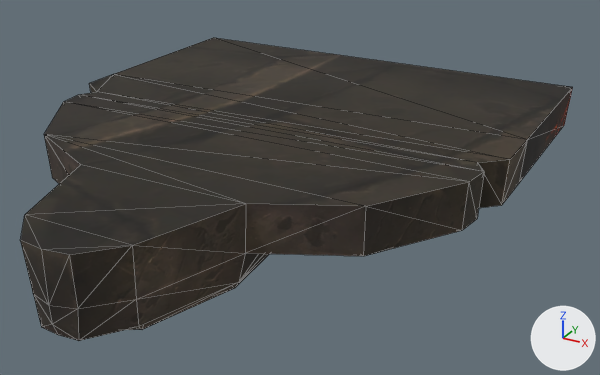
What one commit did to the OBJ model sceneobjs/aiji_dongxue_218/aiji_dongxue_218_common_diaoxiang02_a.obj.
Rendered twice from a 50 mm lens placed at (239.0, -547.0, 190.0), pointed at (24.0, -156.0, -6.0). Every picture has the same lights, and +X, +Y and +Z are marked at lower right. Mesh edges are drawn as thin lines. Where no turn or scale is listed for an object, it has been applied to the vertices. Vertices at the same position are counted once.

The first picture shows 'aiji_dongxue_218_common_diaoxiang02_a'.
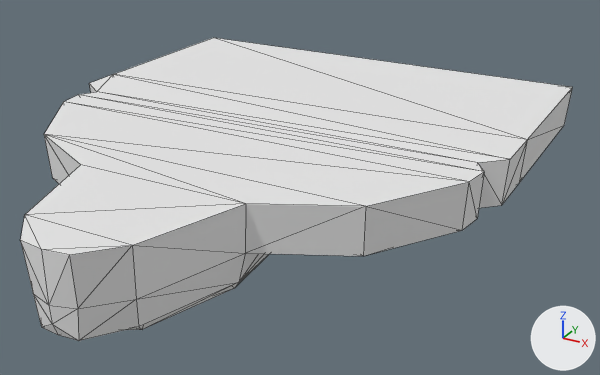
Changed parts and their boxes (x1, y1, x2, y2) in the pictures (600 x 375 px):
```json
{"part": 1, "of": "me_aiji_dongxue_218_common_diaoxiang02_a", "change": "recoloured", "before": [519, 87, 573, 182], "after": [519, 87, 573, 182], "on screen": "black to grey"}
{"part": 2, "of": "me_aiji_dongxue_218_common_diaoxiang02_a", "change": "recoloured", "before": [21, 38, 572, 341], "after": [21, 38, 572, 341], "on screen": "black to white"}
```

The change, as JSON lines over the scene's bpy script:
```json
{"op": "add", "block": "mat_material_1_1", "code": ["mat_material_1_1 = principled_material('material_1')", "mat_material_1_1.base_color = (0.8, 0.8, 0.8)  # white #e7e7e7", "mat_material_1_1.roughness = 1.0"]}
{"op": "add", "block": "mat_material_2_1", "code": ["mat_material_2_1 = principled_material('material_2')", "mat_material_2_1.base_color = (0.8, 0.8, 0.8)  # white #e7e7e7", "mat_material_2_1.roughness = 1.0"]}
{"block": "me_aiji_dongxue_218_common_diaoxiang02_a", "where": "me_aiji_dongxue_218_common_diaoxiang02_a.from_pydata(...)  # 172 vertices, 340 faces; spans x -142.0..142.0, y -333.0..1.0, z -31.0..31.0"}
{"block": "me_aiji_dongxue_218_common_diaoxiang02_a", "where": "# used by ob_aiji_dongxue_218_common_diaoxiang02_a; location = (0.0, 0.0, 0.0)"}
{"block": "me_aiji_dongxue_218_common_diaoxiang02_a", "change": "me_aiji_dongxue_218_common_diaoxiang02_a part 1: all 28 faces that had it switch from mat_material_2 (picture img_aiji_dongxue_218_building_floor01_3_png) to mat_material_2_1 (white #e7e7e7)"}
{"block": "me_aiji_dongxue_218_common_diaoxiang02_a", "change": "me_aiji_dongxue_218_common_diaoxiang02_a part 2: all 312 faces that had it switch from mat_material_1 (picture img_aiji_dongxue_218_common_diaoxiang02_png) to mat_material_1_1 (white #e7e7e7)"}
```
